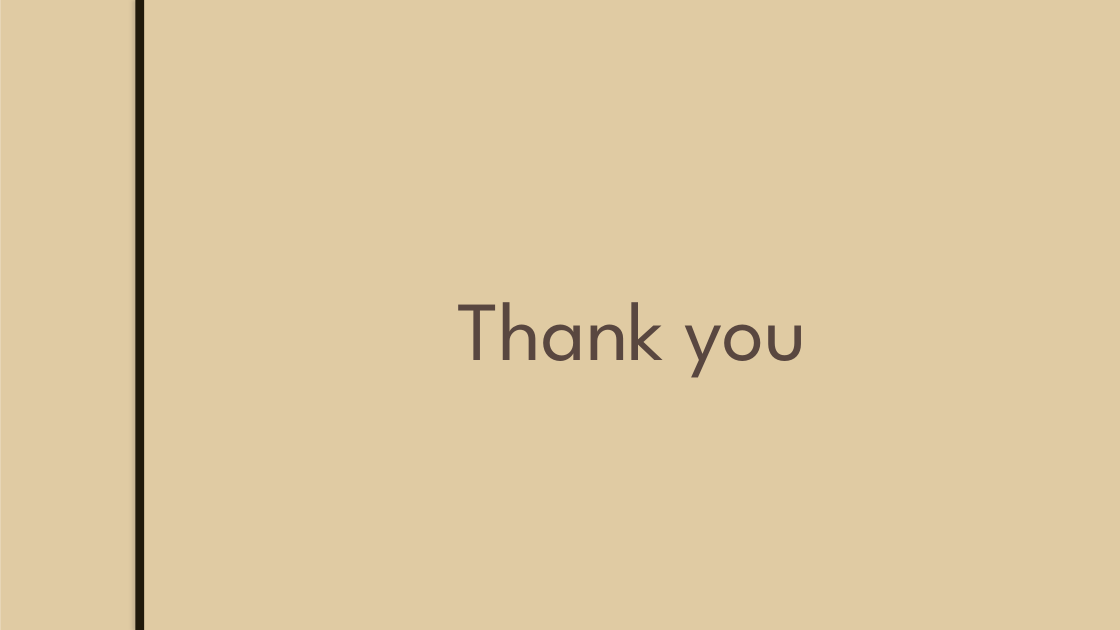
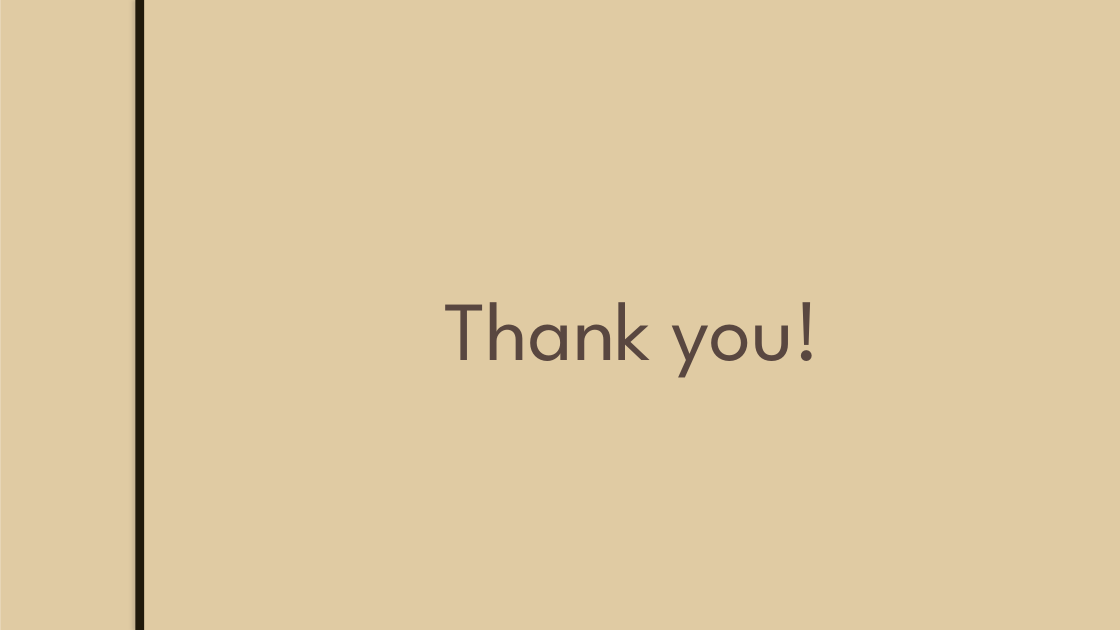
Before and after one commit to JoeyTatu/GoldenYears, a slide deck: slide 13 of Week 8 - Presentation slides/Mid-Term Project.pptx. Drawn at 1120x630 pixels with LibreOffice and Linux fonts; fonts in the diff are those of the drawing; background and template pictures are left out. Boxes give left, top, right and bottom in pixels: in the first picture for what was removed or moved away, otherwise in the second. Text is boxed around its words. In the diff, an @@ line names an element or a change of style, - is before the commit and + after.

```diff
--- a/Week 8 - Presentation slides/Mid-Term Project.pptx
+++ b/Week 8 - Presentation slides/Mid-Term Project.pptx
@@ text at (x1=444, y1=302, x2=821, y2=378): text changed @@
-Thank you
+Thank you!
```
Also in this commit, not shown: 8 other slides changed, 35 other files.
